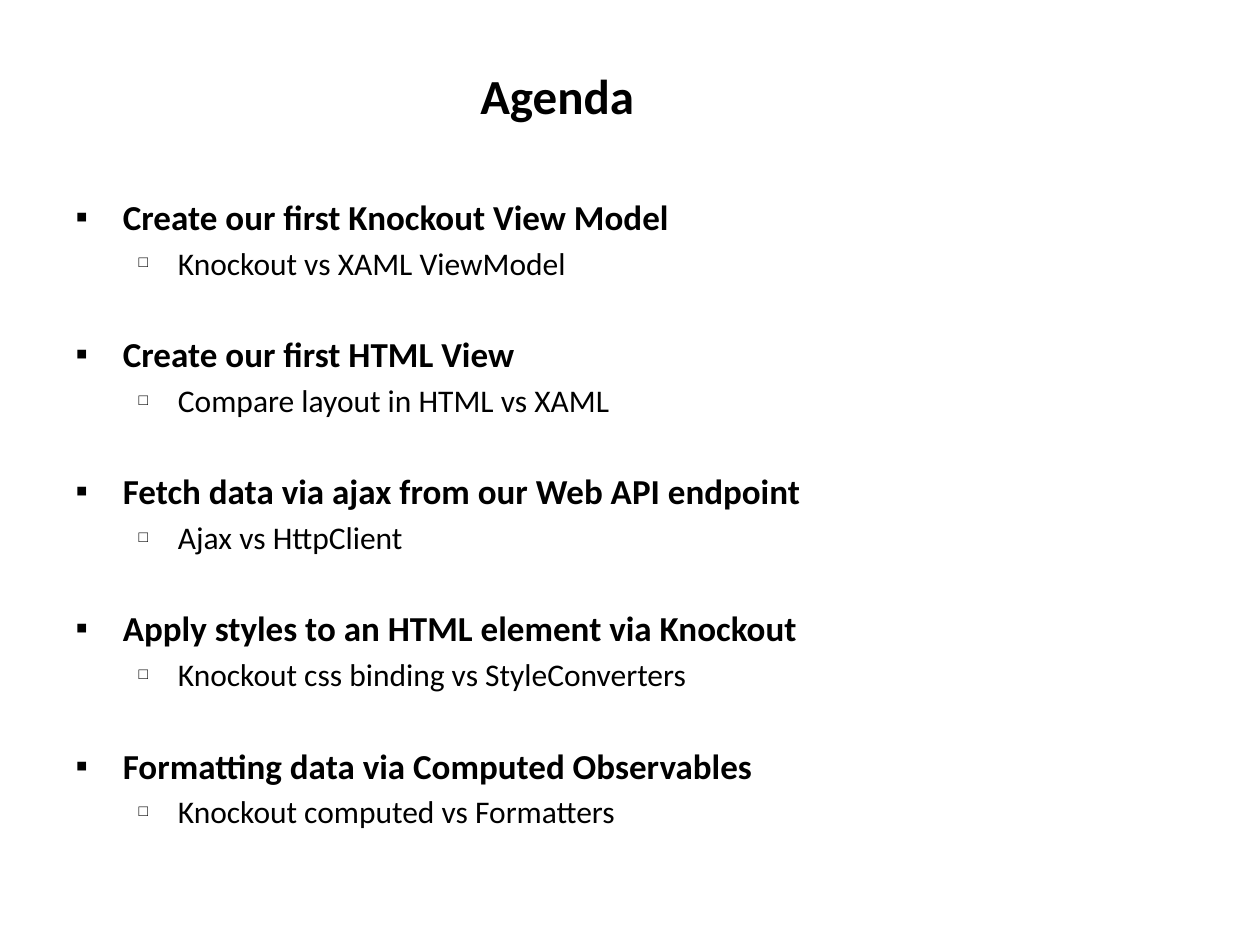
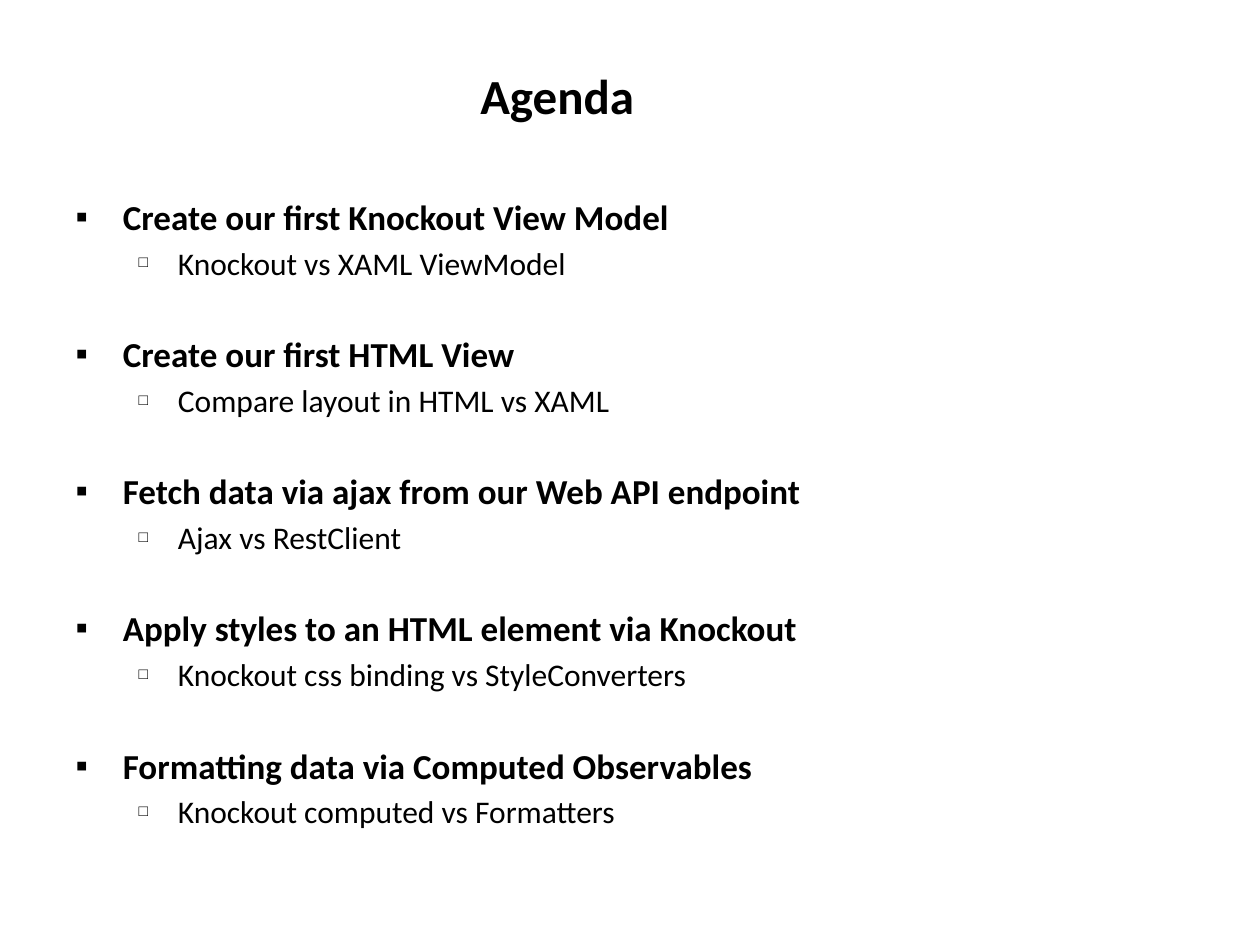
Before and after one commit to derikwhittaker/Pluarsight.XamlToHtml, a slide deck: slide 2 of Modules/02.TaskListingScreen.InitialSetup/02.TaskListingScreen.InitialSetup.Slides.pptx. Drawn at 1260x945 pixels with LibreOffice and Linux fonts; fonts in the diff are those of the drawing. Boxes give left, top, right and bottom in pixels: in the first picture for what was removed or moved away, otherwise in the second. Text is boxed around its words. In the diff, an @@ line names an element or a change of style, - is before the commit and + after.

```diff
--- a/Modules/02.TaskListingScreen.InitialSetup/02.TaskListingScreen.InitialSetup.Slides.pptx
+++ b/Modules/02.TaskListingScreen.InitialSetup/02.TaskListingScreen.InitialSetup.Slides.pptx
@@ text at box(178, 527, 401, 555): text changed @@
-  □ Ajax vs HttpClient
+  □ Ajax vs RestClient
```
Also in this commit, not shown: 3 other slides changed, 8 slides added, 1 slide removed.
